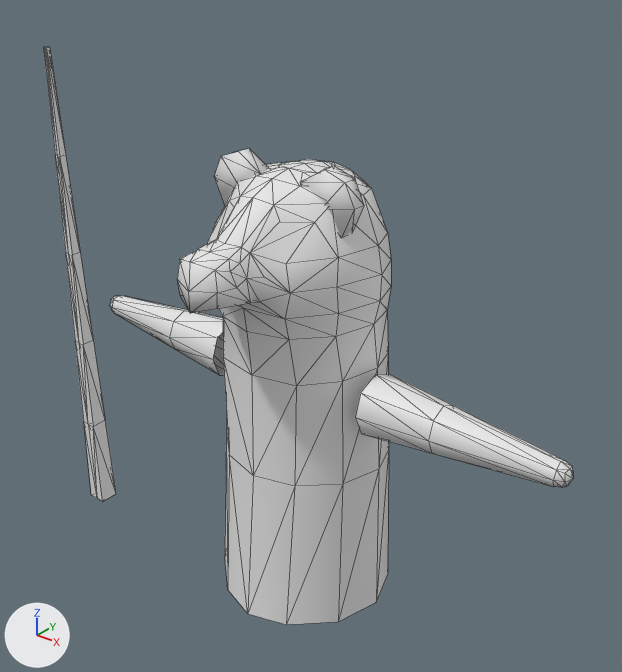
One commit to the glTF model model/Fisher.gltf: the scene before it, then after it.
Before and after are seen from a 50 mm camera at (1.414, -1.718, 1.934) aimed at (0.119, -0.099, 0.93). The axes (+X, +Y, +Z) are drawn at lower left. The lights are the same throughout. Mesh edges are drawn as thin lines. Vertices at the same position are counted once.

Objects in the first picture: 'Fisher'.
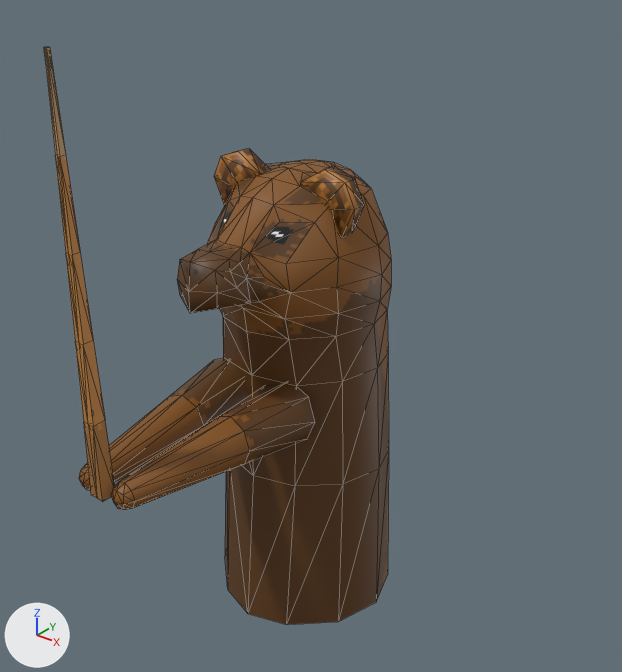
The newer file is also rescaled (x0.8) as a whole; pictures and numbers use the older file's frame.

What differs and where, as boxes (x1, y1, x2, y2) in the pictures (622 x 672 px; the box of a moved part takes in the faces that stretch with it):
'Fisher', surface changed, reshaped (grey to brown, 34% narrower): before (44, 47, 573, 625); after (44, 47, 391, 625)
part 1 of me_sphere_001, moved or reshaped: before (356, 374, 573, 487); after (111, 383, 315, 510)
part 2 of me_sphere_001, moved or reshaped: before (109, 296, 224, 375); after (79, 358, 248, 490)

Patch to the scene script:
```diff
--- a/model/Fisher.gltf.py
+++ b/model/Fisher.gltf.py
@@ img_tx_fisher @@
+img_tx_fisher = load_image('TX_Fisher', '_unpacked/TX_Fisher', 128, 128, 'sRGB')
@@ mat_mt_fisher @@
 n2 = _N.new('ShaderNodeMix'); n2.name = 'Mix'
 n2.inputs[0].default_value = 1.0  # 'Factor'
-n2.inputs[7].default_value = (0.8, 0.8, 0.8, 1.0)  # 'B', white #e7e7e7
 n3 = _N.new('ShaderNodeVertexColor'); n3.name = 'Color Attribute'
+n4 = _N.new('ShaderNodeTexImage'); n4.name = 'Image Texture'
+n4.image = img_tx_fisher
+n4.interpolation = 'Closest'
 _L.new(n0.outputs[0], n1.inputs[0])  # 'BSDF' to 'Surface'
 _L.new(n2.outputs[2], n0.inputs[0])  # 'Result' to 'Base Color'
-_L.new(n3.outputs[0], n2.inputs[6])  # 'Color' to 'A'
+_L.new(n3.outputs[0], n2.inputs[7])  # 'Color' to 'B'
+_L.new(n4.outputs[0], n2.inputs[6])  # 'Color' to 'A'
@@ me_sphere_001 @@
 me_sphere_001.from_pydata(...)  # 282 vertices, 528 faces; spans x -0.84..0.84, y -0.75..0.27, z 0.01..1.72
 # used by ob_fisher; location = (0.0, 0.0, 0.0)
+# me_sphere_001 part 1: the loose piece of 33 vertices spanning x 0.26..0.84, y -0.09..0.09, z 0.64..0.82 is turned -95.2 degrees about the z axis through its middle, then moved by (-0.47, -0.46, 0.0)
+# me_sphere_001 part 2: the loose piece of 33 vertices spanning x -0.84..-0.26, y -0.09..0.09, z 0.64..0.82 is turned 95.2 degrees about the z axis through its middle, then moved by (0.47, -0.46, 0.0)
 me_sphere_001.materials.append(mat_mt_fisher)
```
